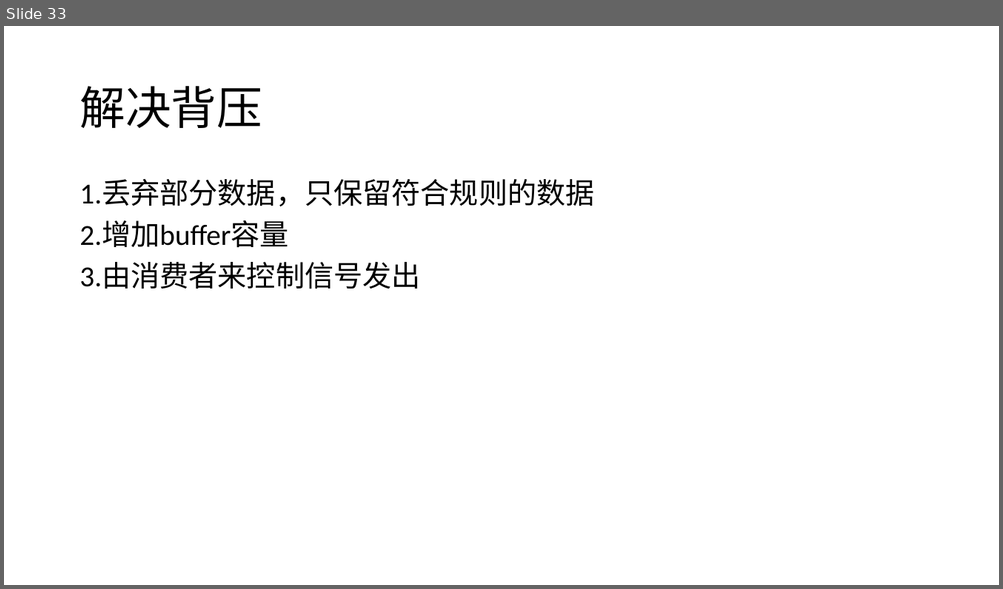
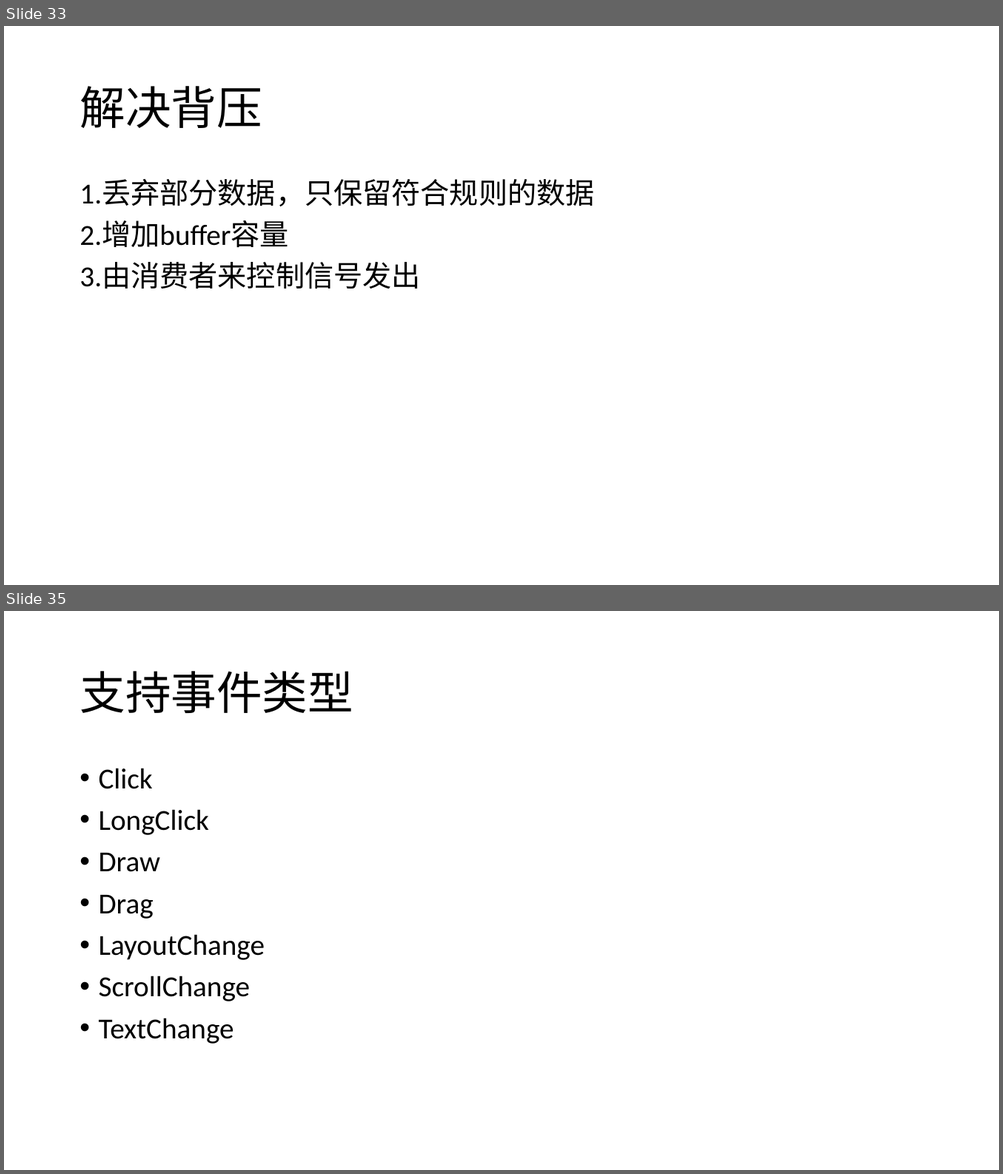
Before and after one commit to CyrusCeasar/rxjava_demo, a slide deck: res/rxJava.pptx. Shown one above the other, each under a label of ours: slide 33 before the commit, slides 33 and 35 after it; the slides between them are not shown. The pictures are 1003x589 and 1003x1174 pixels, drawn with LibreOffice and Linux fonts; fonts in the diff are those of the drawing. Boxes give left, top, right and bottom in pixels: in the first picture for what was removed or moved away, otherwise in the second. Text is boxed around its words. In the diff, an @@ line names an element or a change of style, - is before the commit and + after.

```diff
--- a/res/rxJava.pptx
+++ b/res/rxJava.pptx
@@ slide 35 added at (4, 611, 999, 1170), background #FFFFFF @@
@@ title added at (79, 671, 353, 713), 44 pt, text #000000 @@
+支持事件类型
@@ text added at (99, 768, 264, 1044), 28 pt, text #000000 @@
+• Click
+• LongClick
+• Draw
+• Drag
+• LayoutChange
+• ScrollChange
+• TextChange
```
Also in this commit, not shown: 5 other slides added.
